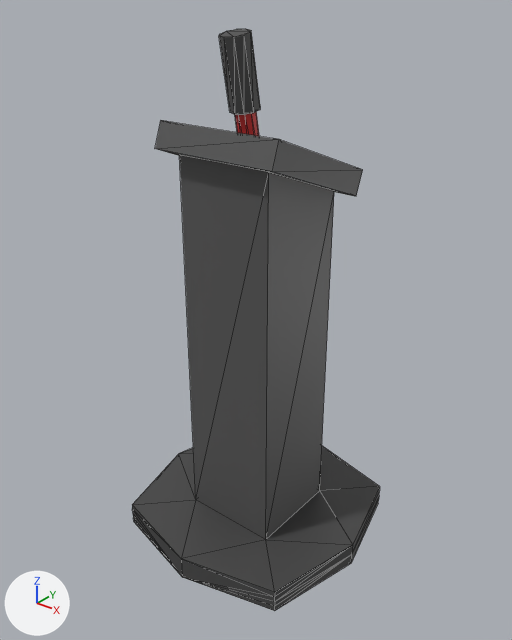
What one commit did to the glTF model source/models/lever.glb.
Camera for both pictures: a 50 mm camera at (3.18, -4.0, 4.44) aimed at (0.01, -0.04, 1.99). Every picture has the same lights, and +X, +Y and +Z are marked at lower left. Mesh edges are drawn as thin lines. Where no turn or scale is listed for an object, it has been applied to the vertices. Vertices at the same position are counted once.

Names of what the first picture shows: 'Base', 'Lever'.
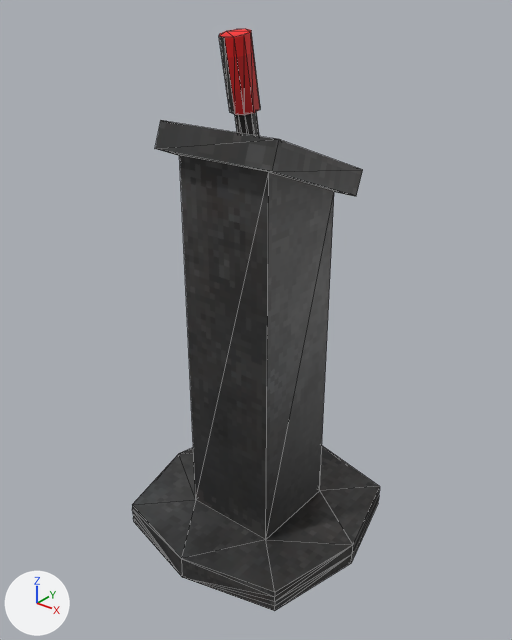
What differs and where, as boxes [x1, y1, x2, y2] in the pictures (512 x 640 px):
```json
{"object": "Base", "change": "surface changed, reshaped", "before": [132, 120, 380, 611], "after": [132, 120, 380, 611], "on screen": "grey to black"}
{"object": "Lever", "change": "surface changed, reshaped", "before": [219, 29, 260, 136], "after": [219, 29, 260, 136], "on screen": "grey to red"}
{"part": 1, "of": "me_cube_001", "change": "built on", "before": [157, 149, 353, 196], "after": [157, 149, 353, 196]}
{"part": 2, "of": "me_cube_001", "change": "surface changed", "before": [132, 120, 380, 608], "after": [132, 120, 380, 608], "on screen": "grey to black"}
{"part": 3, "of": "me_cylinder", "change": "added", "after": [219, 33, 260, 115], "on screen": "red"}
{"part": 4, "of": "me_cylinder", "change": "recoloured", "before": [219, 29, 260, 136], "after": [219, 29, 260, 136]}
```

Scene script edits in JSON lines:
```json
{"op": "add", "block": "img_button_texture", "code": ["img_button_texture = load_image('button_texture', '_unpacked/button_texture', 80, 64, 'sRGB')"]}
{"op": "set", "path": "mat_material_001.texture", "old": "img_button", "new": "img_button_texture"}
{"op": "add", "block": "mat_material_002", "code": ["mat_material_002 = principled_material('Material.002')", "mat_material_002.texture = img_button_texture"]}
{"block": "me_cube_001", "where": "# used by ob_base; location = (0.0, 0.0, 0.0)"}
{"op": "remove", "block": "me_cube_001", "code": "me_cube_001.from_pydata(...)  # 53 vertices, 102 faces; spans x -1.0..1.0, y -1.0..1.0, z 0.0..3.53"}
{"op": "add", "block": "me_cube_001", "code": "me_cube_001.from_pydata(...)  # 61 vertices, 115 faces; spans x -1.0..1.0, y -1.0..1.0, z 0.0..3.53"}
{"block": "me_cube_001", "change": "me_cube_001 part 1"}
{"block": "me_cube_001", "change": "2 vertices are removed from x -0.07..0.07, y -0.3, z 3.18"}
{"block": "me_cube_001", "change": "17 faces are deleted"}
{"block": "me_cube_001", "change": "1 vertex moves within x -0.07, y 0.2, z 3.0"}
{"block": "me_cube_001", "change": "10 vertices are added at x -0.08..0.07, y -0.3..0.3, z 3.0..3.44"}
{"block": "me_cube_001", "change": "30 new faces join them"}
{"block": "me_cube_001", "change": "me_cube_001 part 2: 92 kept faces spanning x -1.0..1.0, y -1.0..1.0, z 0.0..3.53 get new texture (UV) coordinates"}
{"block": "me_cylinder", "where": "# used by ob_lever; location = (0.0, -0.051, 3.087)"}
{"op": "remove", "block": "me_cylinder", "code": "me_cylinder.from_pydata(...)  # 40 vertices, 76 faces; spans x -0.103..0.103, y -0.301..0.092, z -0.092..1.043"}
{"op": "add", "block": "me_cylinder", "code": "me_cylinder.from_pydata(...)  # 53 vertices, 93 faces; spans x -0.104..0.104, y -0.301..0.092, z -0.092..1.043"}
{"block": "me_cylinder", "change": "me_cylinder part 3"}
{"block": "me_cylinder", "change": "13 vertices are added at x -0.104..0.104, y -0.3..0.01, z 0.514..1.039"}
{"block": "me_cylinder", "change": "17 new faces join them"}
{"block": "me_cylinder", "change": "me_cylinder part 4: 76 faces spanning x -0.103..0.103, y -0.301..0.092, z -0.092..1.043 switch from mat_material_001 (picture img_button) to mat_material_002 (picture img_button_texture)"}
```
